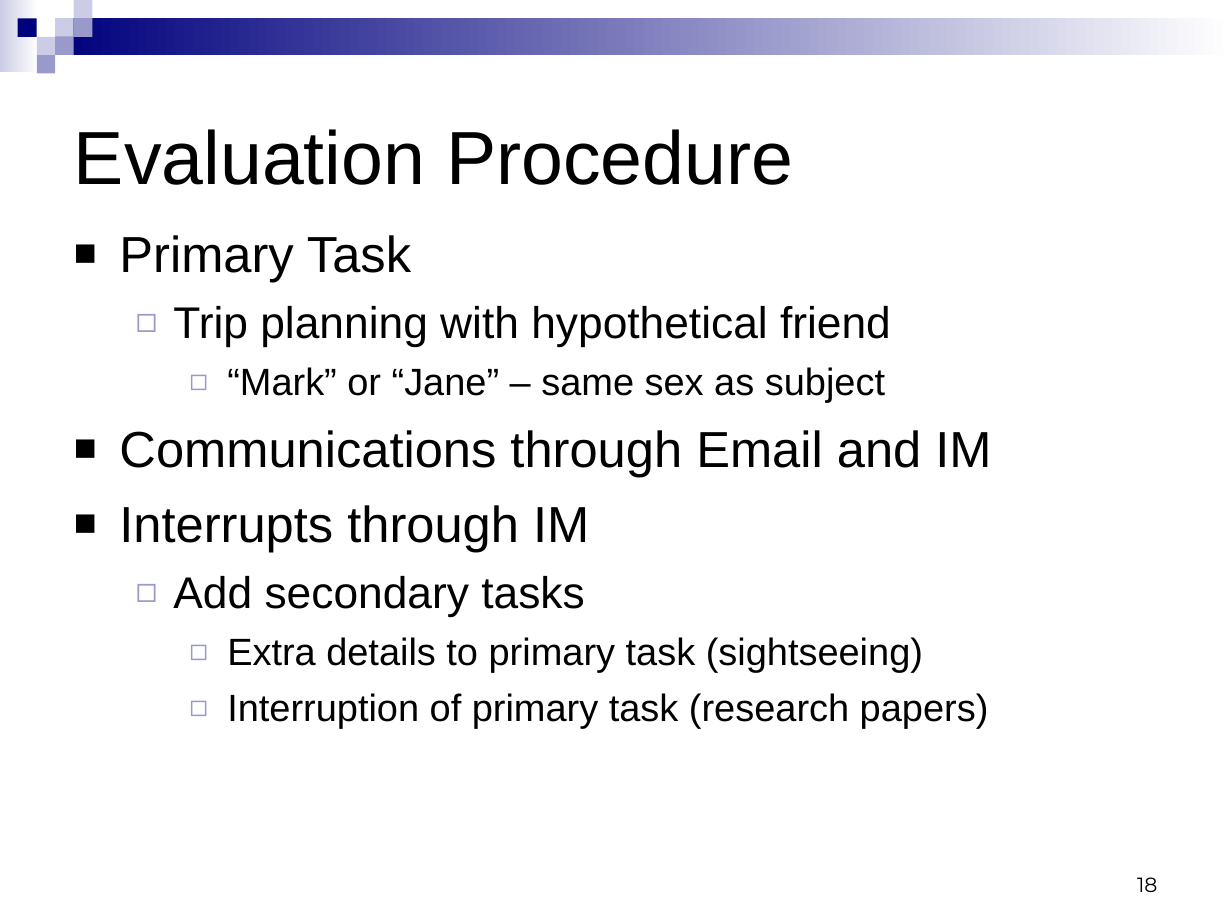
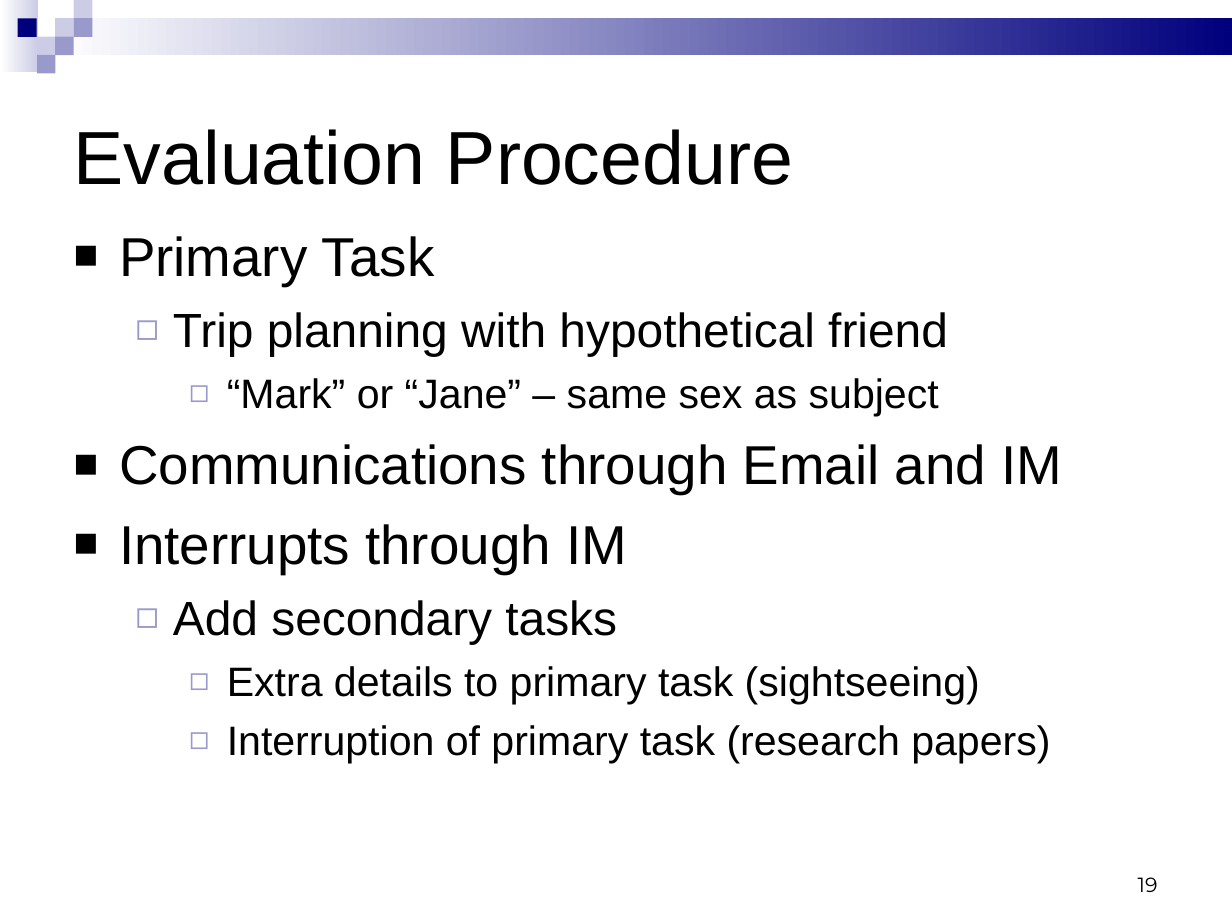
Before and after one commit to mohanraj-r/tabfour, a slide deck: slide 19 of Tab4/doc/544 Phase 3 presentation - new.ppt (slide 18 before the commit). Drawn at 1232x924 pixels with LibreOffice and Linux fonts; fonts in the diff are those of the drawing. Boxes give left, top, right and bottom in pixels: in the first picture for what was removed or moved away, otherwise in the second. Text is boxed around its words. In the diff, an @@ line names an element or a change of style, - is before the commit and + after.

```diff
--- a/Tab4/doc/544 Phase 3 presentation - new.ppt
+++ b/Tab4/doc/544 Phase 3 presentation - new.ppt
@@ rectangle at (0, 0, 38, 71): fill gradient #FFFFFF to #CCCCE6 to gradient #CCCCE6 to #FFFFFF @@
@@ rectangle at (55, 18, 1232, 55): fill gradient #FFFFFF to #00007D to gradient #00007D to #FFFFFF @@
@@ text "Primary Task" at (119, 236, 1062, 764): size 29.6 to 32 pt in "Primary Task", "Communications through Email and IM", "Interrupts through IM"; size 25.9 to 28 pt in "Trip planning with hypothetical friend", "Add secondary tasks"; size 22.2 to 24 pt in "“Mark” or “Jane” – same sex as ...", "Extra details to primary task (sightseeing)", "Interruption of primary task (research papers)" @@
@@ page number at (1138, 877, 1158, 892): text changed @@
-18
+19
```
Also in this commit, not shown: 24 other slides changed, 1 slide added.
